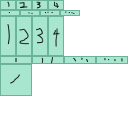
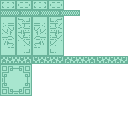
Comparing the layer stacks of the two (128, 128) images. Changes:
removed layer "标记" over [7, 1, 123, 84]
added layer "装饰第四层" above "装饰第三层" over [2, 66, 30, 94]
added layer "装饰第三层" above "装饰第二层" over [1, 57, 127, 63]
added layer "装饰第二层" above "装饰第一层" over [1, 11, 79, 15]
added layer "装饰第一层" above "文字" over [2, 2, 62, 8]
added group "文字" with 4 layers above "主体" over [2, 18, 62, 53]
added layer "Youzai World" (1st of 2, in "文字") in group "文字" over [2, 23, 14, 48]
added layer "Youzai World" (2nd of 2, in "文字") in group "文字" over [34, 23, 46, 48]
added layer "teleport anchor" (1st of 2, in "文字") in group "文字" over [18, 18, 30, 53]
added layer "teleport anchor" (2nd of 2, in "文字") in group "文字" over [50, 18, 62, 53]
added group "主体" with 5 layers over [1, 1, 127, 94]
moved "柱头栏" into group "主体" over [1, 11, 79, 15]
moved "顶部装饰栏" into group "主体" over [2, 1, 62, 9]
moved "柱身栏" into group "主体" over [2, 18, 62, 53]
moved "底座行" into group "主体" over [1, 57, 127, 64]
moved "顶/底面共用" into group "主体" over [2, 66, 30, 94]